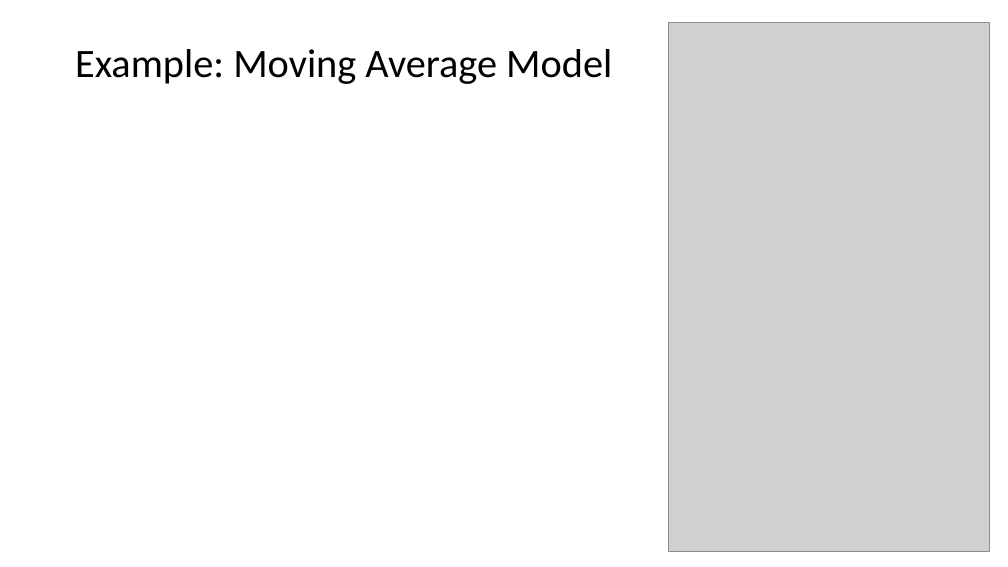
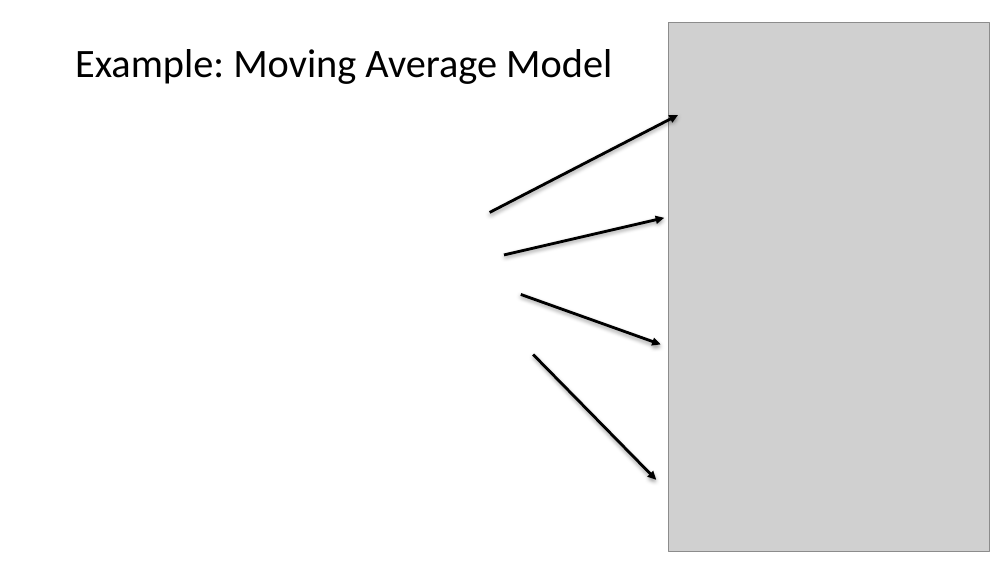
Before and after one commit to StephenElston/CSCI-E-83, a slide deck: slide 26 of LectureSlides/12_IntroductionToTimeSeriesForecasting.pptx (slide 23 before the commit). Drawn at 1008x567 pixels with LibreOffice and Linux fonts; fonts in the diff are those of the drawing; grey boxes stand for pictures. Boxes give left, top, right and bottom in pixels: in the first picture for what was removed or moved away, otherwise in the second. Text is boxed around its words. In the diff, an @@ line names an element or a change of style, - is before the commit and + after.

```diff
--- a/LectureSlides/12_IntroductionToTimeSeriesForecasting.pptx
+++ b/LectureSlides/12_IntroductionToTimeSeriesForecasting.pptx
@@ arrow added from (490, 213) to (678, 115), #000000 2 pt @@
@@ arrow added from (504, 255) to (664, 218), #000000 2 pt @@
@@ arrow added from (521, 294) to (660, 345), #000000 2 pt @@
@@ arrow added from (533, 355) to (656, 480), #000000 2 pt @@
```
Also in this commit, not shown: 11 other slides changed, 11 slides added.
